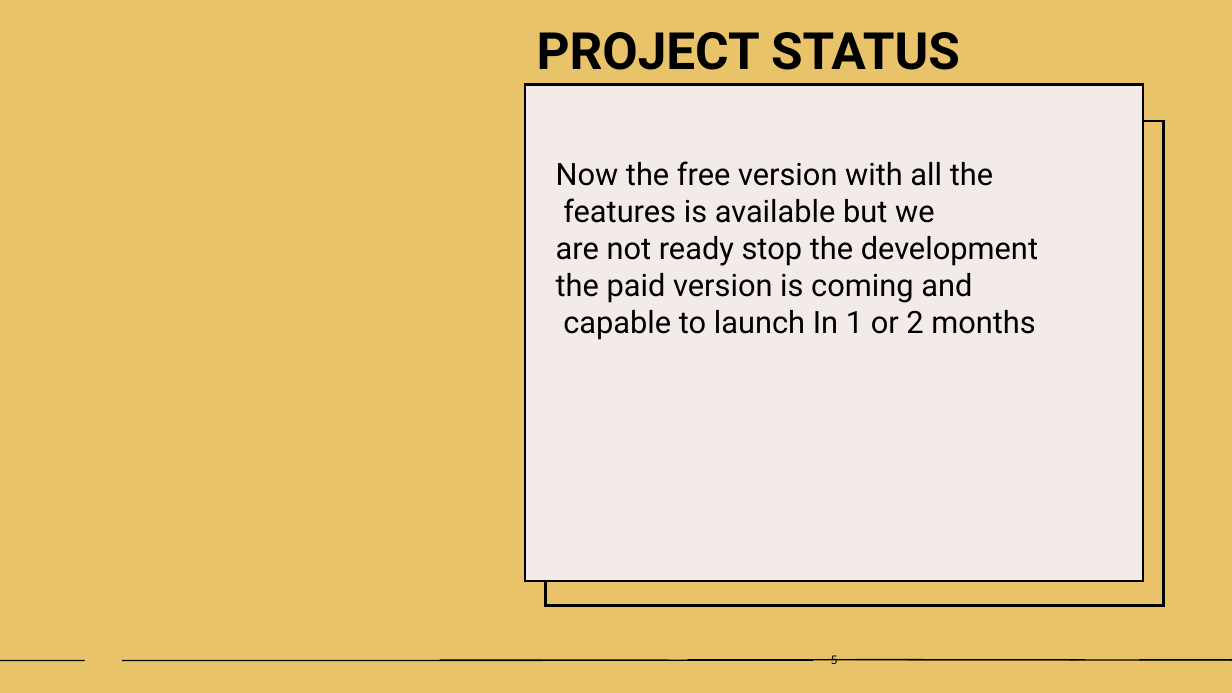
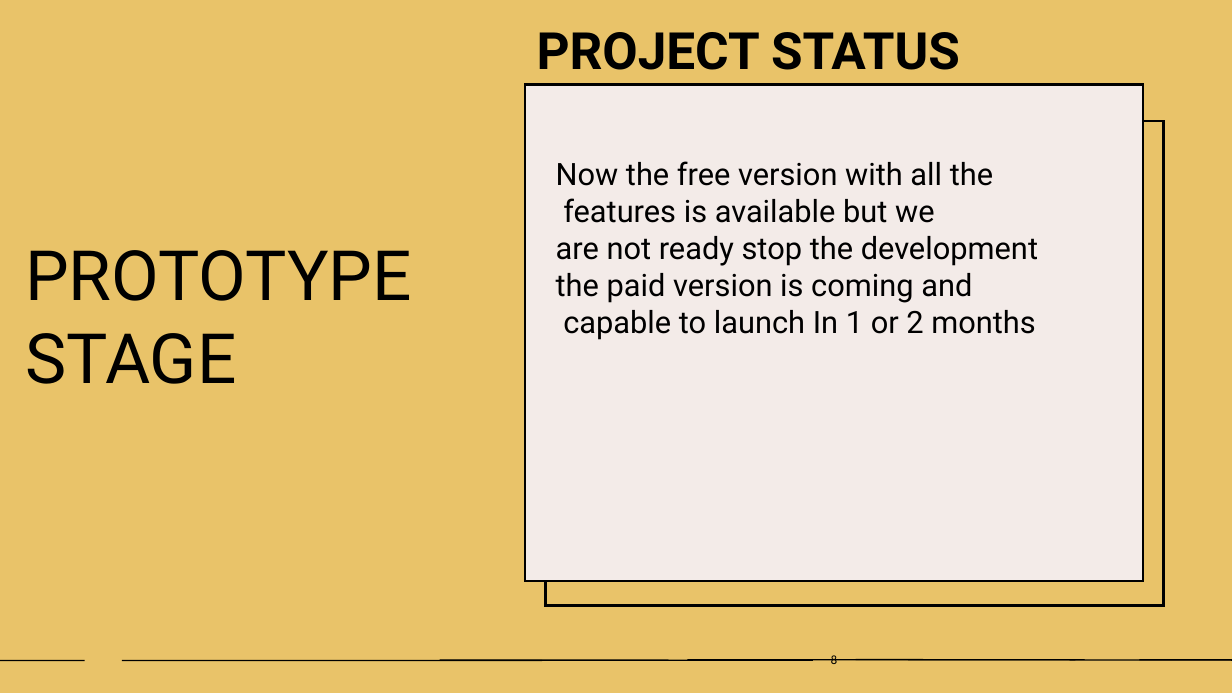
Before and after one commit to athul-blog/yip-ppt, a slide deck: slide 8 of kavalkaran final.pptx (slide 5 before the commit). Drawn at 1232x693 pixels with LibreOffice and Linux fonts; fonts in the diff are those of the drawing. Boxes give left, top, right and bottom in pixels: in the first picture for what was removed or moved away, otherwise in the second. Text is boxed around its words. In the diff, an @@ line names an element or a change of style, - is before the commit and + after.

```diff
--- a/kavalkaran final.pptx
+++ b/kavalkaran final.pptx
@@ text added at (x1=25, y1=250, x2=412, y2=384), 54 pt, text #000000 @@
+PROTOTYPE
+STAGE
@@ page number at (x1=831, y1=655, x2=838, y2=664): text changed @@
-5
+8
```
Also in this commit, not shown: 10 other slides changed.
